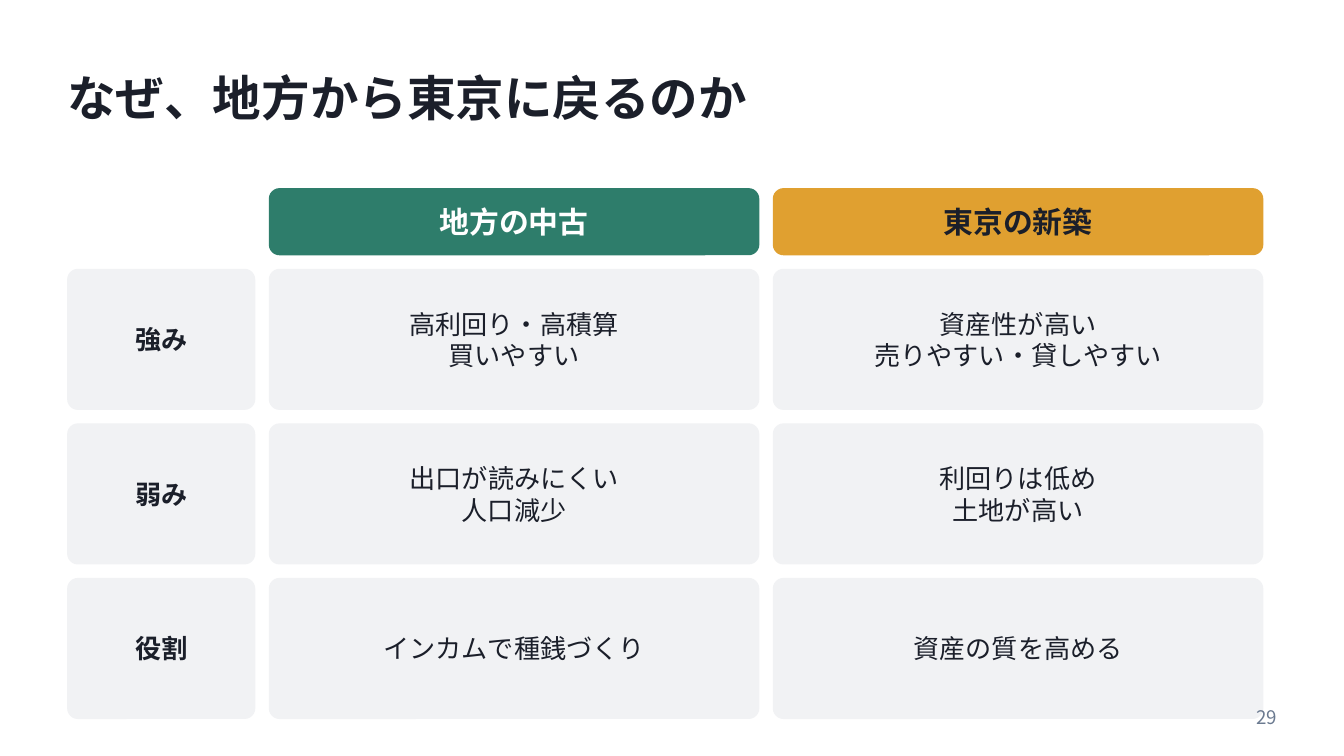
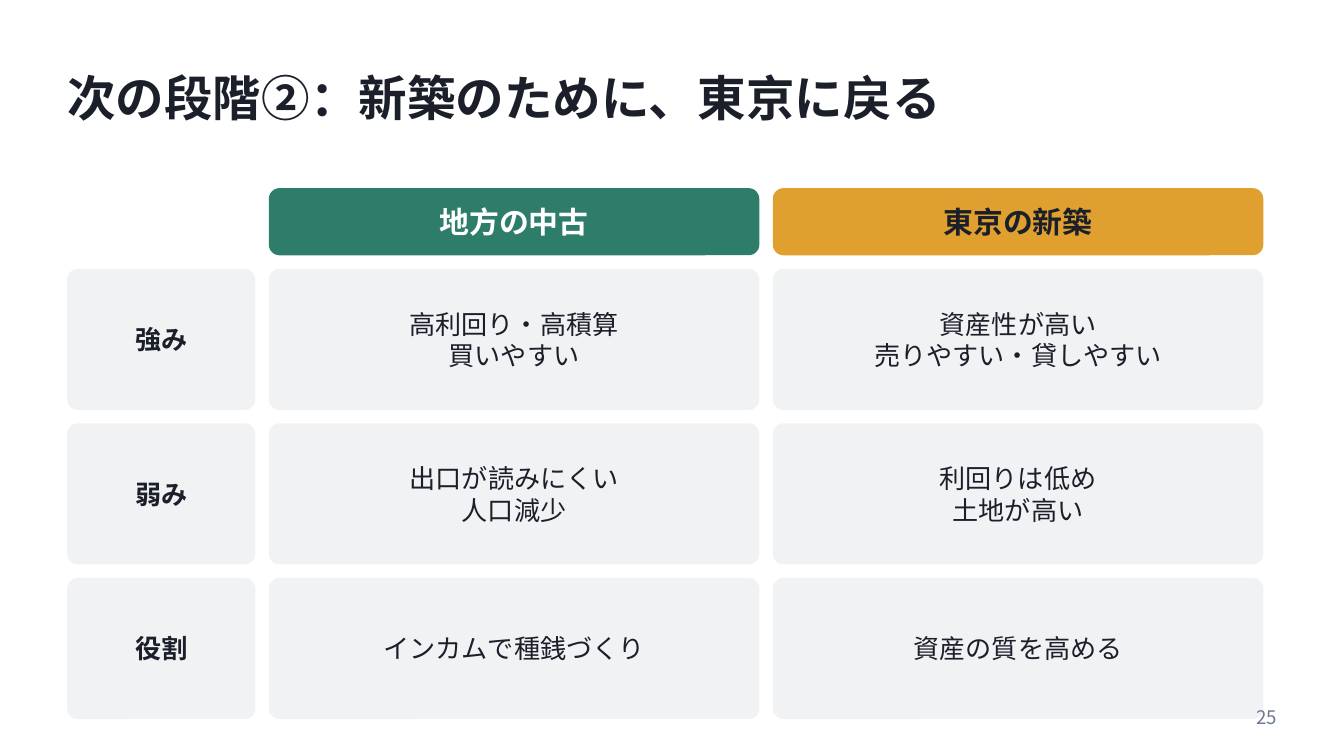
Before and after one commit to daisuke2009/avatars1, a slide deck: slide 25 of presentations/20261023_弱者の戦略_発表資料.pptx (slide 29 before the commit). Drawn at 1344x756 pixels with LibreOffice and Linux fonts; fonts in the diff are those of the drawing. Boxes give left, top, right and bottom in pixels: in the first picture for what was removed or moved away, otherwise in the second. Text is boxed around its words. In the diff, an @@ line names an element or a change of style, - is before the commit and + after.

```diff
--- a/presentations/20261023_弱者の戦略_発表資料.pptx
+++ b/presentations/20261023_弱者の戦略_発表資料.pptx
@@ title at (67, 74, 940, 121): text changed @@
-なぜ、地方から東京に戻るのか
+次の段階②：新築のために、東京に戻る
@@ page number at (1256, 710, 1277, 724): text changed @@
-29
+25
```
Also in this commit, not shown: 13 other slides changed, 3 slides added, 9 slides removed.
